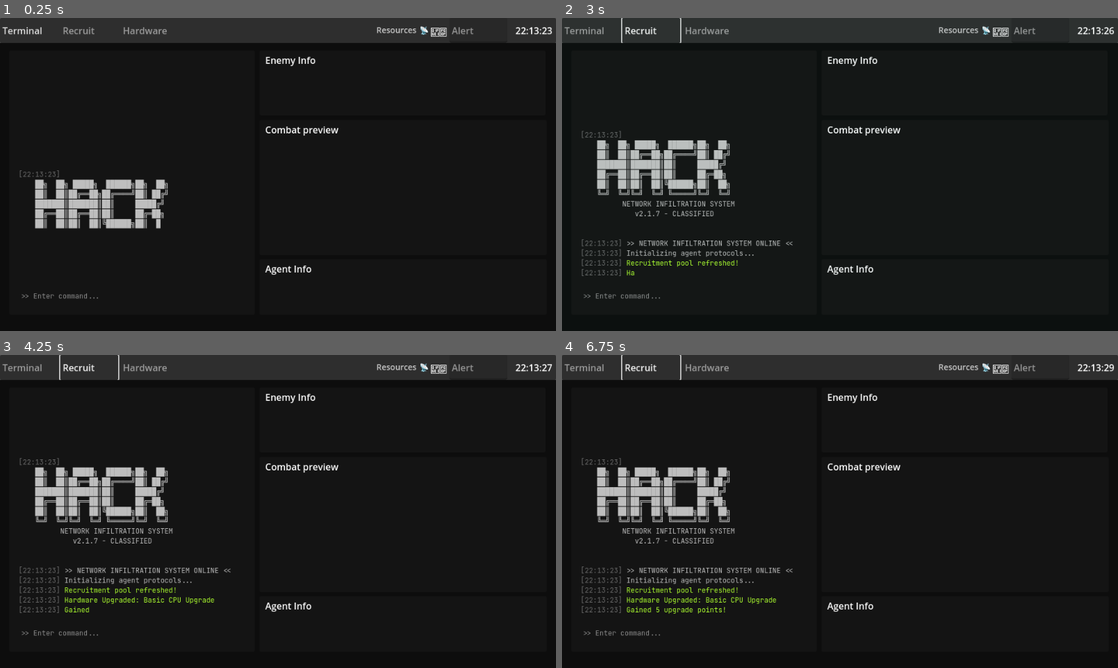
Above: before the commit, frames 1-4 (two rows, left to right).
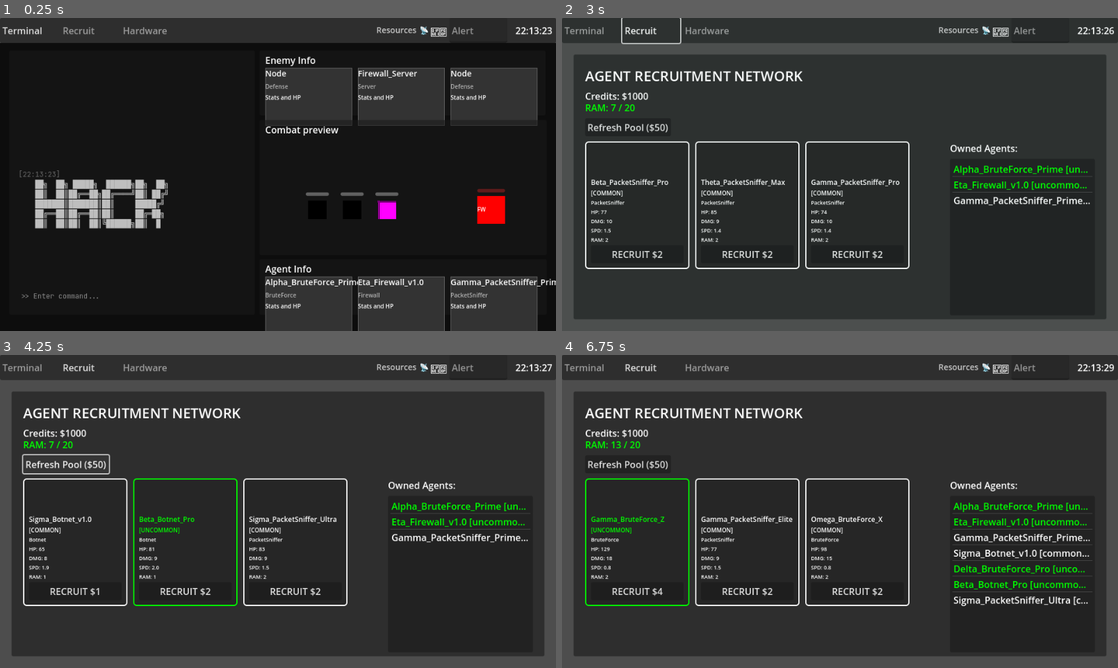
Above: after the commit, the same moments.

Repository: timrolls/Idle-Hacker
Game: Godot game, scene res://Scenes/Test/integrated_game_test.tscn
The game is run twice, just before and just after one commit, with the same random seed, the same clock (stepped at 60 frames per second) and the same inputs.
Inputs (mouse positions are in pixels of both pictures, inside the frame that each line leads up to):
- Up to frame 1 (0.25 s): no input
- Up to frame 2 (3 s): click "Terminal" at 0.5 s; tap Enter at 1.25 s; move the mouse to (962, 158) at 1.27 s; hold Up (ui_up) 1.28-2 s; tap O at 1.35 s; click (962, 158) at 1.42 s; drag from (728, 190) to (812, 237) at 2.02 s; click "Recruit" at 2.75 s
- Up to frame 3 (4.25 s): click (66, 464) at 3.5 s, where only the run after the commit has a clickable "Refresh Pool ($50)"
- Up to frame 4 (6.75 s): click (639, 592) at 4.25 s, where only the run after the commit has a clickable "RECRUIT $1"; click (639, 592) at 5 s, where only the run after the commit has a clickable "RECRUIT $4"; click (745, 592) at 5.75 s, where only the run after the commit has a clickable "RECRUIT $2"; click (856, 592) at 6.5 s, where only the run after the commit has a clickable "RECRUIT $2"

The runs differ from the first frame. In frame 1, 17% of the frame differs, in the area x 47-100%, y 16-100%; in frame 2, 62%; in frame 3, 62%; in frame 4, 64%, in the area x 0-100%, y 0-100%.
Error before the commit: Invalid assignment of property or key 'visible' with value of type 'bool' on a base object of type 'null instance'. (res://Scenes/UI/os_taskbar.gd:144)

Commit message:
Revert "Broken, waiting for Claude"
This reverts commit 06a63ddb711c90c834e91fa760797629a4c24a3b.

Diff:
--- a/idle-hacker/Scenes/Test/integrated_game_test.gd
+++ b/idle-hacker/Scenes/Test/integrated_game_test.gd
@@ -2,10 +2,9 @@
 
 # Views - These will be set in the editor
 @export var taskbar: OSTaskbar
-@export var terminal_window: Control  # The persistent terminal on the left
-@export var terminal_content: Control  # Right side content for Terminal mode
-@export var hardware_content: Control  # Right side content for Hardware mode
-@export var recruitment_content: Control  # Right side content for Recruitment mode
+@export var terminal_view: Control  # Combined terminal + combat
+@export var hardware_view: Control
+@export var recruitment_view: Control
 
 # Systems
 var recruitment_system: AgentRecruitmentSystem
@@ -20,14 +19,12 @@
 	# Get node references if not set in editor
 	if not taskbar:
 		taskbar = $UILayer/OSTaskbar
-	if not terminal_window:
-		terminal_window = $UILayer/TerminalWindow
-	if not terminal_content:
-		terminal_content = $UILayer/RightContent/TerminalContent
-	if not hardware_content:
-		hardware_content = $UILayer/RightContent/HardwareContent
-	if not recruitment_content:
-		recruitment_content = $UILayer/RightContent/RecruitmentContent
+	if not terminal_view:
+		terminal_view = $UILayer/TerminalView
+	if not hardware_view:
+		hardware_view = $UILayer/HardwareView
+	if not recruitment_view:
+		recruitment_view = $UILayer/RecruitmentView
 
 	# Create systems
 	setup_systems()
@@ -43,8 +40,8 @@
 	create_starter_agents()
 	spawn_server()
 
-	# Setup terminal content panels
-	setup_terminal_content_panels()
+	# Setup terminal view panels
+	setup_terminal_panels()
 
 func setup_systems():
 	# Create recruitment system as autoload
@@ -71,10 +68,10 @@
 	EventBus.command_input.connect(_on_command_input)
 
 func setup_ui_connections():
-	# Register content containers with taskbar
-	taskbar.register_view_container(OSTaskbar.AppMode.TERMINAL, terminal_content)
-	taskbar.register_view_container(OSTaskbar.AppMode.HARDWARE, hardware_content)
-	taskbar.register_view_container(OSTaskbar.AppMode.RECRUITMENT, recruitment_content)
+	# Register views with taskbar
+	taskbar.register_view_container(OSTaskbar.AppMode.TERMINAL, terminal_view)
+	taskbar.register_view_container(OSTaskbar.AppMode.HARDWARE, hardware_view)
+	taskbar.register_view_container(OSTaskbar.AppMode.RECRUITMENT, recruitment_view)
 
 	# Connect taskbar app switching
 	taskbar.app_switched.connect(_on_app_switched)
@@ -86,29 +83,28 @@
 	taskbar.add_alert_box()
 
 	# Connect recruitment refresh
-	var refresh_btn = recruitment_content.get_node_or_null("RefreshButton")
-	if refresh_btn:
-		refresh_btn.pressed.connect(_on_recruitment_refresh)
+	var refresh_btn = recruitment_view.get_node("Panel/RefreshButton")
+	refresh_btn.pressed.connect(_on_recruitment_refresh)
 
 	# Setup recruitment UI
 	setup_recruitment_display()
 
-func setup_terminal_content_panels():
-	# Create/update the terminal content layout panels
-	var enemy_info = terminal_content.get_node_or_null("EnemyInfo")
+func setup_terminal_panels():
+	# Create/update the terminal view layout panels
+	var enemy_info = terminal_view.get_node_or_null("EnemyInfo")
 	if not enemy_info:
 		enemy_info = create_info_panel("EnemyInfo", "Enemy Info")
-		terminal_content.add_child(enemy_info)
-
-	var combat_preview = terminal_content.get_node_or_null("CombatPreview")
+		terminal_view.add_child(enemy_info)
+
+	var combat_preview = terminal_view.get_node_or_null("CombatPreview")
 	if not combat_preview:
 		combat_preview = create_combat_preview_panel()
-		terminal_content.add_child(combat_preview)
-
-	var agent_info = terminal_content.get_node_or_null("AgentInfo")
+		terminal_view.add_child(combat_preview)
+
+	var agent_info = terminal_view.get_node_or_null("AgentInfo")
 	if not agent_info:
 		agent_info = create_info_panel("AgentInfo", "Agent Info")
-		terminal_content.add_child(agent_info)
+		terminal_view.add_child(agent_info)
 
 	# Update panels with initial data
 	update_terminal_panels()
@@ -210,7 +206,7 @@
 
 func update_terminal_panels():
 	# Update enemy info cards
-	var enemy_container = terminal_content.get_node("EnemyInfo/CardContainer")
+	var enemy_container = terminal_view.get_node("EnemyInfo/CardContainer")
 	for child in enemy_container.get_children():
 		child.queue_free()
 
@@ -223,7 +219,7 @@
 	enemy_container.add_child(create_entity_card("Node", "Defense"))
 
 	# Update agent info cards
-	var agent_container = terminal_content.get_node("AgentInfo/CardContainer")
+	var agent_container = terminal_view.get_node("AgentInfo/CardContainer")
 	for child in agent_container.get_children():
 		child.queue_free()
 
@@ -241,13 +237,10 @@
 	recruitment_system.agent_recruited.connect(_on_agent_recruited)
 
 func update_recruitment_display():
-	var recruits_container = recruitment_content.get_node_or_null("RecruitsGrid")
-	var owned_container = recruitment_content.get_node_or_null("CurrentAgentsGrid")
-	var money_label = recruitment_content.get_node_or_null("MoneyLabel")
-	var ram_label = recruitment_content.get_node_or_null("RAMLabel")
-
-	if not recruits_container:
-		return
+	var recruits_container = recruitment_view.get_node("Panel/ScrollContainer/RecruitsContainer")
+	var owned_list = recruitment_view.get_node("Panel/OwnedAgentsList")
+	var money_label = recruitment_view.get_node("Panel/MoneyLabel")
+	var ram_label = recruitment_view.get_node("Panel/RAMLabel")
 
 	# Clear existing cards
 	for child in recruits_container.get_children():
@@ -260,37 +253,33 @@
 		var card = create_recruit_card(agent_data, i)
 		recruits_container.add_child(card)
 
-	# Update owned agents display
-	if owned_container:
-		for child in owned_container.get_children():
-			child.queue_free()
-
-		var owned = recruitment_system.get_owned_agents()
-		for agent in owned:
-			var card = create_owned_agent_card(agent)
-			owned_container.add_child(card)
+	# Update owned agents list
+	owned_list.clear()
+	var owned = recruitment_system.get_owned_agents()
+	for agent in owned:
+		var text = "%s [%s] - RAM: %d" % [agent.name, agent.rarity, agent.stats.ram_cost]
+		owned_list.add_item(text)
+		var idx = owned_list.get_item_count() - 1
+		owned_list.set_item_custom_fg_color(idx, agent.color)
 
 	# Update resource labels
-	if money_label:
-		money_label.text = "Credits: $1000"  # TODO: Connect to currency
-
-	if ram_label:
-		var used_ram = recruitment_system.get_total_ram_usage()
-		var max_ram = hardware_system.current_stats.ram_capacity
-		ram_label.text = "RAM: %d / %d" % [used_ram, max_ram]
-
-		# Color code RAM
-		var usage_percent = float(used_ram) / float(max_ram)
-		if usage_percent > 0.9:
-			ram_label.add_theme_color_override("font_color", Color.RED)
-		elif usage_percent > 0.7:
-			ram_label.add_theme_color_override("font_color", Color.YELLOW)
-		else:
-			ram_label.add_theme_color_override("font_color", Color.GREEN)
+	money_label.text = "Credits: $1000"  # TODO: Connect to currency
+	var used_ram = recruitment_system.get_total_ram_usage()
+	var max_ram = hardware_system.current_stats.ram_capacity
+	ram_label.text = "RAM: %d / %d" % [used_ram, max_ram]
+
+	# Color code RAM
+	var usage_percent = float(used_ram) / float(max_ram)
+	if usage_percent > 0.9:
+		ram_label.add_theme_color_override("font_color", Color.RED)
+	elif usage_percent > 0.7:
+		ram_label.add_theme_color_override("font_color", Color.YELLOW)
+	else:
+		ram_label.add_theme_color_override("font_color", Color.GREEN)
 
 func create_recruit_card(agent_data: Dictionary, index: int) -> Panel:
 	var card = Panel.new()
-	card.custom_minimum_size = Vector2(200, 250)
+	card.custom_minimum_size = Vector2(180, 220)
 
 	# Style
 	var style = StyleBoxFlat.new()
@@ -303,7 +292,7 @@
 	var vbox = VBoxContainer.new()
 	vbox.add_theme_constant_override("separation", 3)
 	vbox.position = Vector2(10, 10)
-	vbox.size = Vector2(180, 230)
+	vbox.size = Vector2(160, 200)
 	card.add_child(vbox)
 
 	# Agent info
@@ -346,45 +335,6 @@
 
 	return card
 
-func create_owned_agent_card(agent_data: Dictionary) -> Panel:
-	var card = Panel.new()
-	card.custom_minimum_size = Vector2(180, 200)
-
-	# Style
-	var style = StyleBoxFlat.new()
-	style.bg_color = Color(0.1, 0.1, 0.1)
-	style.border_color = agent_data.color
-	style.set_border_width_all(1)
-	style.set_corner_radius_all(3)
-	card.add_theme_stylebox_override("panel", style)
-
-	var vbox = VBoxContainer.new()
-	vbox.add_theme_constant_override("separation", 2)
-	vbox.position = Vector2(8, 8)
-	vbox.size = Vector2(164, 184)
-	card.add_child(vbox)
-
-	# Agent info
-	var name_label = Label.new()
-	name_label.text = agent_data.name
-	name_label.add_theme_color_override("font_color", agent_data.color)
-	name_label.add_theme_font_size_override("font_size", 11)
-	name_label.autowrap_mode = TextServer.AUTOWRAP_WORD_SMART
-	vbox.add_child(name_label)
-
-	var info_label = Label.new()
-	info_label.text = "%s - RAM: %d" % [agent_data.type, agent_data.stats.ram_cost]
-	info_label.add_theme_font_size_override("font_size", 9)
-	vbox.add_child(info_label)
-
-	# Deploy button
-	var deploy_btn = Button.new()
-	deploy_btn.text = "DEPLOY"
-	deploy_btn.pressed.connect(_on_deploy_pressed.bind(agent_data))
-	vbox.add_child(deploy_btn)
-
-	return card
-
 func create_starter_agents():
 	var starters = recruitment_system.generate_starter_agents()
 	var positions = [Vector2(-50, -50), Vector2(-50, 0), Vector2(-50, 50)]
@@ -394,7 +344,7 @@
 		deploy_agent_to_combat(agent_data, positions[i])
 
 func deploy_agent_to_combat(agent_data: Dictionary, _position: Vector2):
-	var combat_area = terminal_content.get_node("CombatPreview/CombatArea")
+	var combat_area = terminal_view.get_node("CombatPreview/CombatArea")
 	var agents_container = combat_area.get_node("AgentsContainer")
 
 	# Create agent dynamically
@@ -441,7 +391,7 @@
 	update_terminal_panels()
 
 func spawn_server():
-	var combat_area = terminal_content.get_node("CombatPreview/CombatArea")
+	var combat_area = terminal_view.get_node("CombatPreview/CombatArea")
 	var server_container = combat_area.get_node("ServerContainer")
 
 	if current_server and is_instance_valid(current_server):
@@ -515,8 +465,8 @@
 func _on_app_switched(app_mode: OSTaskbar.AppMode):
 	match app_mode:
 		OSTaskbar.AppMode.HARDWARE:
-			if hardware_content.has_method("update_display"):
-				hardware_content.update_display()
+			if hardware_view.has_method("update_display"):
+				hardware_view.update_display()
 		OSTaskbar.AppMode.RECRUITMENT:
 			update_recruitment_display()
 
@@ -540,10 +490,6 @@
 	if recruited:
 		EventBus.emit_log_entry("Agent recruited: %s" % recruited.name)
 		update_recruitment_display()
-
-func _on_deploy_pressed(agent_data: Dictionary):
-	# Deploy owned agent to combat
-	deploy_agent_to_combat(agent_data, Vector2(-50, randf_range(-100, 100)))
 
 func _on_recruitment_refresh():
 	recruitment_system.refresh_recruitment_pool()
--- a/idle-hacker/Scenes/Test/integrated_game_test.tscn
+++ b/idle-hacker/Scenes/Test/integrated_game_test.tscn
@@ -6,9 +6,12 @@
 [ext_resource type="PackedScene" uid="uid://dlnpl14u8qrre" path="res://Scenes/UI/terminal_window.tscn" id="4_terminal"]
 [ext_resource type="PackedScene" uid="uid://bv7p5pmifa37j" path="res://Scenes/UI/command_prompt.tscn" id="5_prompt"]
 
-[node name="IntegratedGameTest" type="Node2D" node_paths=PackedStringArray("taskbar")]
+[node name="IntegratedGameTest" type="Node2D" node_paths=PackedStringArray("taskbar", "terminal_view", "hardware_view", "recruitment_view")]
 script = ExtResource("1_test")
 taskbar = NodePath("UILayer/OSTaskbar")
+terminal_view = NodePath("UILayer/TerminalView")
+hardware_view = NodePath("UILayer/HardwareView")
+recruitment_view = NodePath("UILayer/RecruitmentView")
 
 [node name="UILayer" type="CanvasLayer" parent="."]
 
@@ -105,14 +108,14 @@
 theme_override_constants/separation = 10
 alignment = 1
 
-[node name="TerminalWindow" type="Panel" parent="UILayer/TerminalView"]
+[node name="Terminal" type="Panel" parent="UILayer/TerminalView"]
 layout_mode = 1
 offset_left = 16.0
 offset_top = 13.0
 offset_right = 440.0
 offset_bottom = 469.0
 
-[node name="TerminalWindow" parent="UILayer/TerminalView/TerminalWindow" instance=ExtResource("4_terminal")]
+[node name="TerminalWindow" parent="UILayer/TerminalView/Terminal" instance=ExtResource("4_terminal")]
 layout_mode = 1
 anchors_preset = 0
 anchor_right = 0.0
@@ -124,7 +127,7 @@
 grow_horizontal = 1
 grow_vertical = 1
 
-[node name="CommandPrompt" parent="UILayer/TerminalView/TerminalWindow" instance=ExtResource("5_prompt")]
+[node name="CommandPrompt" parent="UILayer/TerminalView/Terminal" instance=ExtResource("5_prompt")]
 layout_mode = 1
 offset_left = 16.0
 offset_top = -48.0
--- a/idle-hacker/Scenes/UI/hardware_tree_ui.tscn
+++ b/idle-hacker/Scenes/UI/hardware_tree_ui.tscn
@@ -7,8 +7,6 @@
 anchors_preset = 15
 anchor_right = 1.0
 anchor_bottom = 1.0
-grow_horizontal = 2
-grow_vertical = 2
 script = ExtResource("1_hw")
 
 [node name="Background" type="ColorRect" parent="."]
Not shown, removed: DesignFiles/Hacking Recruit Mockup v2.png
